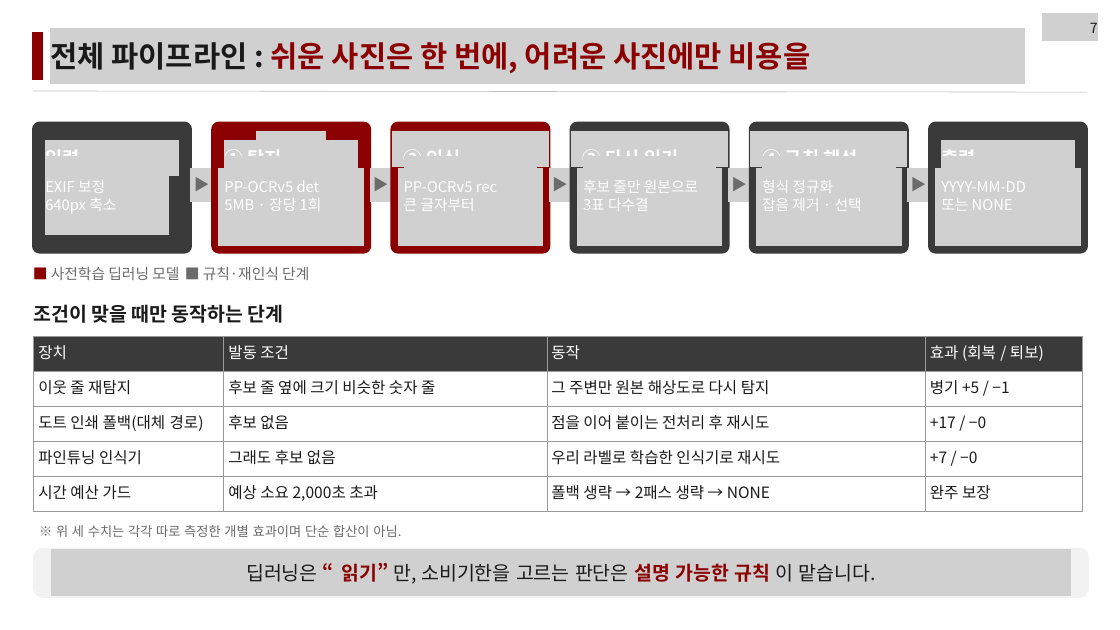
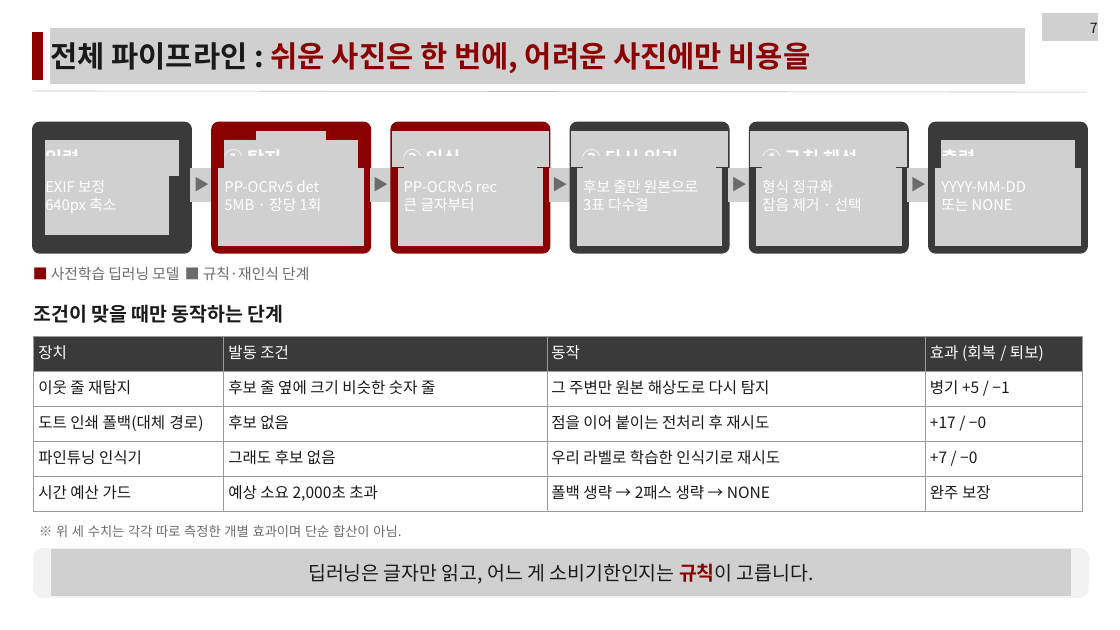
Before and after one commit to LEEbyeongchul/itda3-CODE-subway, a slide deck: slide 7 of 발표/[CODE]_서브웨이_본선발표.pptx. Drawn at 1120x630 pixels with LibreOffice and Linux fonts; fonts in the diff are those of the drawing; grey boxes stand for pictures. Boxes give left, top, right and bottom in pixels: in the first picture for what was removed or moved away, otherwise in the second. Text is boxed around its words. In the diff, an @@ line names an element or a change of style, - is before the commit and + after.

```diff
--- a/발표/[CODE]_서브웨이_본선발표.pptx
+++ b/발표/[CODE]_서브웨이_본선발표.pptx
@@ text at [308, 563, 814, 584]: text changed @@
-딥러닝은 “읽기” 만, 소비기한을 고르는 판단은 설명 가능한 규칙 이 맡습니다.
+딥러닝은 글자만 읽고, 어느 게 소비기한인지는 규칙이 고릅니다.
```
Also in this commit, not shown: 10 other slides changed, 2 other files.
